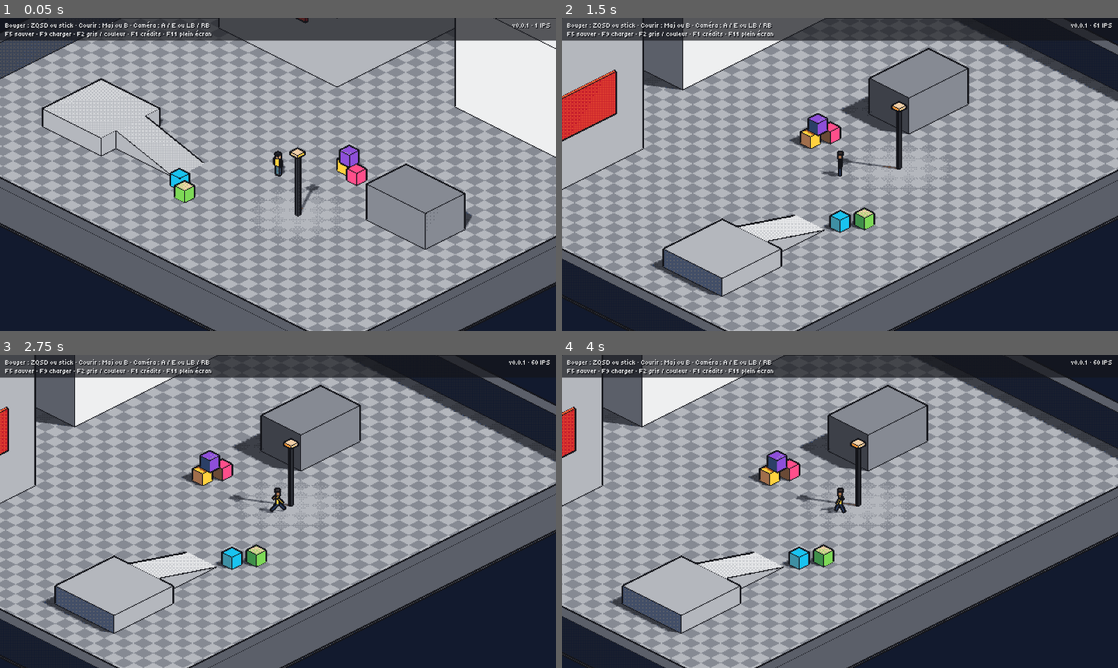
Above: before the commit, frames 1-4 (two rows, left to right).
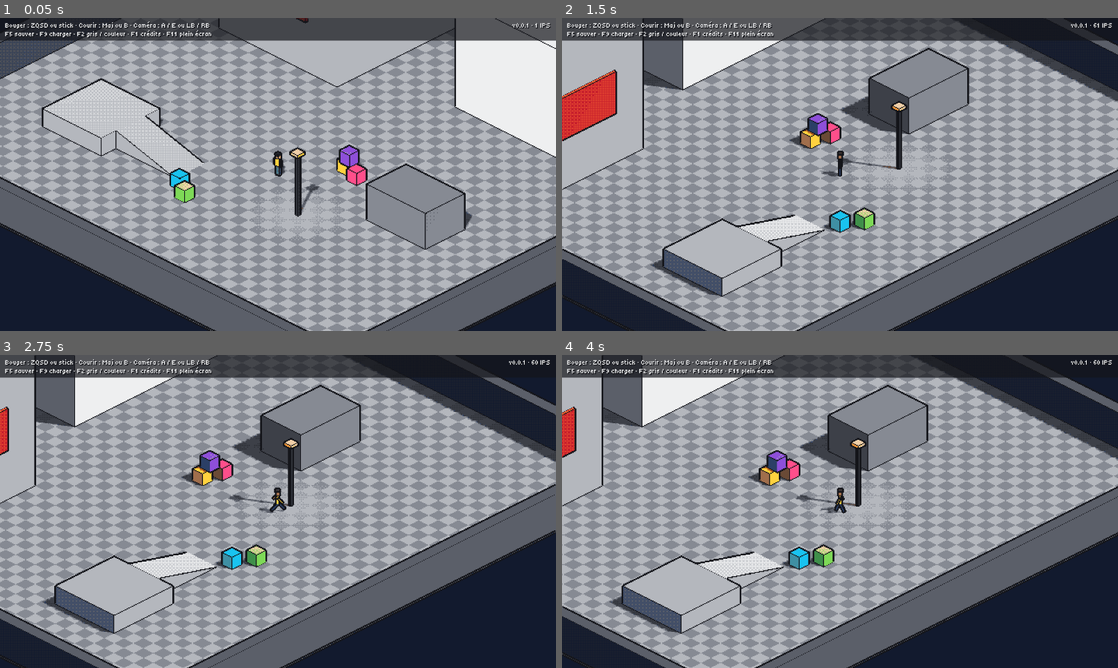
Above: after the commit, the same moments.

Repository: Yato-350/91350
Game: Godot game, scene res://scenes/main/main.tscn
The game is run twice, just before and just after one commit, with the same random seed, the same clock (stepped at 60 frames per second) and the same inputs.
Inputs (mouse positions are in pixels of both pictures, inside the frame that each line leads up to):
- Up to frame 1 (0.05 s): no input
- Up to frame 2 (1.5 s): tap Enter at 0.5 s; move the mouse to (962, 158) at 0.52 s; hold D (move_right) 0.53-1.25 s; tap Q (camera_rotate_left) at 0.6 s; click (962, 158) at 0.67 s; drag from (728, 190) to (812, 237) at 1.27 s
- Up to frame 3 (2.75 s): tap Space at 2 s; move the mouse to (333, 442) at 2.02 s; hold D (move_right) from 2.03 s (still down); hold Shift (run) from 2.03 s (still down)
- Up to frame 4 (4 s): release D (move_right) at 2.75 s; release Shift (run) at 2.75 s; drag from (812, 574) to (673, 464) at 2.77 s; tap Enter at 3.5 s; move the mouse to (1006, 558) at 3.52 s; hold A (move_left) from 3.53 s (still down); tap Ctrl at 3.6 s

The runs differ from the first frame. In frame 1, less than 0.1% of the frame differs, in the area x 21-100%, y 0-1%; in frame 2, less than 0.1%; in frame 3, less than 0.1%; in frame 4, less than 0.1%.

Commit message:
fix: corrections de la revue de M0
- contours : aucun trait sur le cadre de l'image (le voisin manquant faussait
  le laplacien et faisait clignoter un trait en haut et en bas de l'écran)
- entrées : les événements valent pour tous les périphériques (manette n° 1…)
- sauvegarde : un save_id vide ou en double est refusé au lieu d'écraser
- échelle entière arrondie au plus proche (navigateur sous 720 px de haut)
- CI : plus de job sauté sur les PR, permissions minimales, pas d'annulation
  d'une mise en ligne en cours sur main
- check.sh : bash 3.2 et Git Bash, build/ ignoré par Godot
- tests : ni action laissée enfoncée ni langue changée entre deux fichiers

Co-Authored-By: Claude Fable 5.2 <noreply@anthropic.com>
Claude-Session: https://claude.ai/code/session_0191MuXXX6bNUbLG7aSk85Tz

Diff:
--- a/project.godot
+++ b/project.godot
@@ -42,78 +42,78 @@
 
 move_left={
 "deadzone": 0.2,
-"events": [Object(InputEventKey,"resource_local_to_scene":false,"resource_name":"","device":16,"window_id":0,"alt_pressed":false,"shif …(175 unchanged characters)…
-, Object(InputEventKey,"resource_local_to_scene":false,"resource_name":"","device":16,"window_id":0,"alt_pressed":false,"shif …(180 unchanged characters)…
-, Object(InputEventJoypadMotion,"resource_local_to_scene":false,"resource_name":"","device":0,"axis":0,"axis_value":-1.0,"script":null)
-, Object(InputEventJoypadButton,"resource_local_to_scene":false,"resource_name":"","device":0,"button_index":13,"pressure":0.0,"pressed":false,"script":null)
+"events": [Object(InputEventKey,"resource_local_to_scene":false,"resource_name":"","device":-1,"window_id":0,"alt_pressed":false,"shif …(175 unchanged characters)…
+, Object(InputEventKey,"resource_local_to_scene":false,"resource_name":"","device":-1,"window_id":0,"alt_pressed":false,"shif …(180 unchanged characters)…
+, Object(InputEventJoypadMotion,"resource_local_to_scene":false,"resource_name":"","device":-1,"axis":0,"axis_value":-1.0,"script":null)
+, Object(InputEventJoypadButton,"resource_local_to_scene":false,"resource_name":"","device":-1,"button_index":13,"pressure":0.0,"pressed":false,"script":null)
 ]
 }
 move_right={
 "deadzone": 0.2,
-"events": [Object(InputEventKey,"resource_local_to_scene":false,"resource_name":"","device":16,"window_id":0,"alt_pressed":false,"shif …(175 unchanged characters)…
-, Object(InputEventKey,"resource_local_to_scene":false,"resource_name":"","device":16,"window_id":0,"alt_pressed":false,"shif …(180 unchanged characters)…
-, Object(InputEventJoypadMotion,"resource_local_to_scene":false,"resource_name":"","device":0,"axis":0,"axis_value":1.0,"script":null)
-, Object(InputEventJoypadButton,"resource_local_to_scene":false,"resource_name":"","device":0,"button_index":14,"pressure":0.0,"pressed":false,"script":null)
+"events": [Object(InputEventKey,"resource_local_to_scene":false,"resource_name":"","device":-1,"window_id":0,"alt_pressed":false,"shif …(175 unchanged characters)…
+, Object(InputEventKey,"resource_local_to_scene":false,"resource_name":"","device":-1,"window_id":0,"alt_pressed":false,"shif …(180 unchanged characters)…
+, Object(InputEventJoypadMotion,"resource_local_to_scene":false,"resource_name":"","device":-1,"axis":0,"axis_value":1.0,"script":null)
+, Object(InputEventJoypadButton,"resource_local_to_scene":false,"resource_name":"","device":-1,"button_index":14,"pressure":0.0,"pressed":false,"script":null)
 ]
 }
 move_up={
 "deadzone": 0.2,
-"events": [Object(InputEventKey,"resource_local_to_scene":false,"resource_name":"","device":16,"window_id":0,"alt_pressed":false,"shif …(175 unchanged characters)…
-, Object(InputEventKey,"resource_local_to_scene":false,"resource_name":"","device":16,"window_id":0,"alt_pressed":false,"shif …(180 unchanged characters)…
-, Object(InputEventJoypadMotion,"resource_local_to_scene":false,"resource_name":"","device":0,"axis":1,"axis_value":-1.0,"script":null)
-, Object(InputEventJoypadButton,"resource_local_to_scene":false,"resource_name":"","device":0,"button_index":11,"pressure":0.0,"pressed":false,"script":null)
+"events": [Object(InputEventKey,"resource_local_to_scene":false,"resource_name":"","device":-1,"window_id":0,"alt_pressed":false,"shif …(175 unchanged characters)…
+, Object(InputEventKey,"resource_local_to_scene":false,"resource_name":"","device":-1,"window_id":0,"alt_pressed":false,"shif …(180 unchanged characters)…
+, Object(InputEventJoypadMotion,"resource_local_to_scene":false,"resource_name":"","device":-1,"axis":1,"axis_value":-1.0,"script":null)
+, Object(InputEventJoypadButton,"resource_local_to_scene":false,"resource_name":"","device":-1,"button_index":11,"pressure":0.0,"pressed":false,"script":null)
 ]
 }
 move_down={
 "deadzone": 0.2,
-"events": [Object(InputEventKey,"resource_local_to_scene":false,"resource_name":"","device":16,"window_id":0,"alt_pressed":false,"shif …(175 unchanged characters)…
-, Object(InputEventKey,"resource_local_to_scene":false,"resource_name":"","device":16,"window_id":0,"alt_pressed":false,"shif …(180 unchanged characters)…
-, Object(InputEventJoypadMotion,"resource_local_to_scene":false,"resource_name":"","device":0,"axis":1,"axis_value":1.0,"script":null)
-, Object(InputEventJoypadButton,"resource_local_to_scene":false,"resource_name":"","device":0,"button_index":12,"pressure":0.0,"pressed":false,"script":null)
+"events": [Object(InputEventKey,"resource_local_to_scene":false,"resource_name":"","device":-1,"window_id":0,"alt_pressed":false,"shif …(175 unchanged characters)…
+, Object(InputEventKey,"resource_local_to_scene":false,"resource_name":"","device":-1,"window_id":0,"alt_pressed":false,"shif …(180 unchanged characters)…
+, Object(InputEventJoypadMotion,"resource_local_to_scene":false,"resource_name":"","device":-1,"axis":1,"axis_value":1.0,"script":null)
+, Object(InputEventJoypadButton,"resource_local_to_scene":false,"resource_name":"","device":-1,"button_index":12,"pressure":0.0,"pressed":false,"script":null)
 ]
 }
 run={
 "deadzone": 0.2,
-"events": [Object(InputEventKey,"resource_local_to_scene":false,"resource_name":"","device":16,"window_id":0,"alt_pressed":false,"shif …(180 unchanged characters)…
-, Object(InputEventJoypadButton,"resource_local_to_scene":false,"resource_name":"","device":0,"button_index":1,"pressure":0.0,"pressed":false,"script":null)
+"events": [Object(InputEventKey,"resource_local_to_scene":false,"resource_name":"","device":-1,"window_id":0,"alt_pressed":false,"shif …(180 unchanged characters)…
+, Object(InputEventJoypadButton,"resource_local_to_scene":false,"resource_name":"","device":-1,"button_index":1,"pressure":0.0,"pressed":false,"script":null)
 ]
 }
 camera_rotate_left={
 "deadzone": 0.2,
-"events": [Object(InputEventKey,"resource_local_to_scene":false,"resource_name":"","device":16,"window_id":0,"alt_pressed":false,"shif …(175 unchanged characters)…
-, Object(InputEventJoypadButton,"resource_local_to_scene":false,"resource_name":"","device":0,"button_index":9,"pressure":0.0,"pressed":false,"script":null)
+"events": [Object(InputEventKey,"resource_local_to_scene":false,"resource_name":"","device":-1,"window_id":0,"alt_pressed":false,"shif …(175 unchanged characters)…
+, Object(InputEventJoypadButton,"resource_local_to_scene":false,"resource_name":"","device":-1,"button_index":9,"pressure":0.0,"pressed":false,"script":null)
 ]
 }
 camera_rotate_right={
 "deadzone": 0.2,
-"events": [Object(InputEventKey,"resource_local_to_scene":false,"resource_name":"","device":16,"window_id":0,"alt_pressed":false,"shif …(175 unchanged characters)…
-, Object(InputEventJoypadButton,"resource_local_to_scene":false,"resource_name":"","device":0,"button_index":10,"pressure":0.0,"pressed":false,"script":null)
+"events": [Object(InputEventKey,"resource_local_to_scene":false,"resource_name":"","device":-1,"window_id":0,"alt_pressed":false,"shif …(175 unchanged characters)…
+, Object(InputEventJoypadButton,"resource_local_to_scene":false,"resource_name":"","device":-1,"button_index":10,"pressure":0.0,"pressed":false,"script":null)
 ]
 }
 quick_save={
 "deadzone": 0.2,
-"events": [Object(InputEventKey,"resource_local_to_scene":false,"resource_name":"","device":16,"window_id":0,"alt_pressed":false,"shif …(180 unchanged characters)…
+"events": [Object(InputEventKey,"resource_local_to_scene":false,"resource_name":"","device":-1,"window_id":0,"alt_pressed":false,"shif …(180 unchanged characters)…
 ]
 }
 quick_load={
 "deadzone": 0.2,
-"events": [Object(InputEventKey,"resource_local_to_scene":false,"resource_name":"","device":16,"window_id":0,"alt_pressed":false,"shif …(180 unchanged characters)…
+"events": [Object(InputEventKey,"resource_local_to_scene":false,"resource_name":"","device":-1,"window_id":0,"alt_pressed":false,"shif …(180 unchanged characters)…
 ]
 }
 toggle_fullscreen={
 "deadzone": 0.2,
-"events": [Object(InputEventKey,"resource_local_to_scene":false,"resource_name":"","device":16,"window_id":0,"alt_pressed":false,"shif …(180 unchanged characters)…
+"events": [Object(InputEventKey,"resource_local_to_scene":false,"resource_name":"","device":-1,"window_id":0,"alt_pressed":false,"shif …(180 unchanged characters)…
 ]
 }
 toggle_credits={
 "deadzone": 0.2,
-"events": [Object(InputEventKey,"resource_local_to_scene":false,"resource_name":"","device":16,"window_id":0,"alt_pressed":false,"shif …(180 unchanged characters)…
-, Object(InputEventJoypadButton,"resource_local_to_scene":false,"resource_name":"","device":0,"button_index":4,"pressure":0.0,"pressed":false,"script":null)
+"events": [Object(InputEventKey,"resource_local_to_scene":false,"resource_name":"","device":-1,"window_id":0,"alt_pressed":false,"shif …(180 unchanged characters)…
+, Object(InputEventJoypadButton,"resource_local_to_scene":false,"resource_name":"","device":-1,"button_index":4,"pressure":0.0,"pressed":false,"script":null)
 ]
 }
 debug_toggle_color={
 "deadzone": 0.2,
-"events": [Object(InputEventKey,"resource_local_to_scene":false,"resource_name":"","device":16,"window_id":0,"alt_pressed":false,"shif …(180 unchanged characters)…
+"events": [Object(InputEventKey,"resource_local_to_scene":false,"resource_name":"","device":-1,"window_id":0,"alt_pressed":false,"shif …(180 unchanged characters)…
 ]
 }
 
@@ -125,6 +125,7 @@
 [physics]
 
 3d/physics_engine="Jolt Physics"
+common/physics_jitter_fix=0.0
 common/physics_interpolation=true
 
 [rendering]
--- a/scripts/actors/player.gd
+++ b/scripts/actors/player.gd
@@ -12,7 +12,7 @@
 const STRIDES_PER_METER := 1.6
 const SWING_RADIANS := 0.7
 
-var save_id: StringName = &"player"
+@export var save_id: StringName = &"player"
 
 var _spawn_position := Vector3.ZERO
 var _stride := 0.0
--- a/scripts/autoload/save_manager.gd
+++ b/scripts/autoload/save_manager.gd
@@ -23,7 +23,14 @@
 func save_game(slot: int = 0) -> bool:
 	var systems := {}
 	for node: Node in get_tree().get_nodes_in_group(SAVEABLE_GROUP):
-		systems[_save_id(node)] = node.call(&"save_state")
+		var id := _save_id(node)
+		if id.is_empty() or not node.has_method(&"save_state"):
+			push_error("Nœud sauvegardable sans save_id ou sans save_state : %s" % node.get_path())
+			return false
+		if systems.has(id):
+			push_error("Deux nœuds sauvegardables portent le même save_id : %s" % id)
+			return false
+		systems[id] = node.call(&"save_state")
 	var text := SaveCodec.encode(systems, Time.get_datetime_string_from_system(true))
 
 	# Écriture dans un fichier temporaire puis renommage : une coupure en cours
@@ -61,4 +68,5 @@
 
 
 func _save_id(node: Node) -> String:
-	return str(node.get(&"save_id"))
+	var id: Variant = node.get(&"save_id")
+	return "" if id == null else str(id)
--- a/scripts/systems/rendering/pixel_snap.gd
+++ b/scripts/systems/rendering/pixel_snap.gd
@@ -13,10 +13,12 @@
 const MARGIN := 1
 
 
-## Plus grand agrandissement entier pour lequel la vue de base tient dans la fenêtre.
+## Agrandissement entier qui rapproche le plus la vue de la taille de base.
+## Arrondi au plus proche : une fenêtre un peu plus petite que 1280×720 (un navigateur
+## sur un portable) garde un agrandissement de 2 et montre simplement un peu moins.
 static func integer_scale(window_size: Vector2i) -> int:
-	@warning_ignore("integer_division")
-	return maxi(1, mini(window_size.x / BASE_SIZE.x, window_size.y / BASE_SIZE.y))
+	var ratio := minf(window_size.x / float(BASE_SIZE.x), window_size.y / float(BASE_SIZE.y))
+	return maxi(1, roundi(ratio))
 
 
 ## Taille du rendu basse résolution qui couvre toute la fenêtre (sans la marge).
--- a/shaders/outline.gdshader
+++ b/shaders/outline.gdshader
@@ -38,5 +38,8 @@
 	// son laplacien y est nul, donc pas de faux trait sur les pentes.
 	float laplacian = abs(left + right - 2.0 * center) + abs(up + down - 2.0 * center);
 	float edge = step(threshold, laplacian);
+	// Sur le cadre de l'image, un voisin manque : le laplacien y serait faux. Pas de trait.
+	vec2 inside = step(pixel, SCREEN_UV) * step(SCREEN_UV, vec2(1.0) - pixel);
+	edge *= inside.x * inside.y;
 	ALBEDO = mix(texture(screen_texture, SCREEN_UV).rgb, outline_color, edge);
 }
--- a/tests/render/test_pixel_render.gd
+++ b/tests/render/test_pixel_render.gd
@@ -37,6 +37,21 @@
 	assert_eq(_count_color(_view.get_low_res_image(), outline_color), 0)
 
 
+func test_outline_ignores_the_frame_border() -> void:
+	var image := _view.get_low_res_image()
+	var outline_color := _rgb(_palette["noir"])
+	var on_border := 0
+	for x: int in image.get_width():
+		for y: int in [0, image.get_height() - 1]:
+			if _rgb(image.get_pixel(x, y)) == outline_color:
+				on_border += 1
+	for y: int in image.get_height():
+		for x: int in [0, image.get_width() - 1]:
+			if _rgb(image.get_pixel(x, y)) == outline_color:
+				on_border += 1
+	assert_eq(on_border, 0, "le shader ne doit pas lire de voisin hors de l'image")
+
+
 func test_grey_and_colour_differ() -> void:
 	var coloured := _view.get_low_res_image()
 	_view.saturation = 0.0
@@ -61,7 +76,7 @@
 	var sun := DirectionalLight3D.new()
 	sun.rotation_degrees = Vector3(-50.0, -30.0, 0.0)
 	world.add_child(sun)
-	world.add_child(_make_box(Vector3(40.0, 0.2, 40.0), Vector3(0.0, -0.1, 0.0), "beton_5"))
+	world.add_child(_make_box(Vector3(160.0, 0.2, 160.0), Vector3(0.0, -0.1, 0.0), "beton_5"))
 	world.add_child(_make_box(Vector3(2.0, 2.0, 2.0), Vector3(0.0, 1.0, 0.0), "blanc"))
 	world.add_child(_make_box(Vector3.ONE, Vector3(3.0, 0.5, 2.0), "rouge_propagande"))
 	var camera := Camera3D.new()
--- a/tests/test_main.gd
+++ b/tests/test_main.gd
@@ -102,6 +102,10 @@
 	event.action = action
 	event.pressed = true
 	Input.parse_input_event(event)
+	var release := InputEventAction.new()
+	release.action = action
+	release.pressed = false
+	Input.parse_input_event(release)
 
 
 func _clear_test_dir() -> void:
--- a/tests/test_pixel_snap.gd
+++ b/tests/test_pixel_snap.gd
@@ -8,7 +8,11 @@
 	[Vector2i(640, 360), 1],
 	[Vector2i(320, 200), 1],
 	[Vector2i(2560, 1080), 3],
-	[Vector2i(1080, 1920), 1],
+	[Vector2i(1080, 1920), 2],
+	[Vector2i(1366, 650), 2],
+	[Vector2i(960, 540), 2],
+	[Vector2i(1600, 900), 3],
+	[Vector2i(800, 450), 1],
 ]
 const LOW_RES_CASES: Array = [
 	[Vector2i(1920, 1080), 3, Vector2i(640, 360)],
--- a/tests/test_pixel_view.gd
+++ b/tests/test_pixel_view.gd
@@ -6,6 +6,7 @@
 	[Vector2(1920, 1080), 3, Vector2i(642, 362)],
 	[Vector2(1366, 768), 2, Vector2i(685, 386)],
 	[Vector2(320, 200), 1, Vector2i(322, 202)],
+	[Vector2(1366, 650), 2, Vector2i(685, 327)],
 ]
 const SAMPLE := Vector3(3.37, 12.11, -7.93)
 const EPSILON := 0.0001
--- a/tests/test_player.gd
+++ b/tests/test_player.gd
@@ -117,6 +117,12 @@
 		assert_true(has_key and has_pad, action)
 
 
+func test_actions_accept_any_device() -> void:
+	for action: String in GAME_ACTIONS:
+		for event: InputEvent in InputMap.action_get_events(action):
+			assert_eq(event.device, -1, action)
+
+
 func _make_player_on_floor() -> Player:
 	var floor_body := StaticBody3D.new()
 	var shape := CollisionShape3D.new()
--- a/tests/test_project_setup.gd
+++ b/tests/test_project_setup.gd
@@ -21,6 +21,10 @@
 	assert_true(ProjectSettings.get_setting("physics/common/physics_interpolation"))
 
 
+func test_jitter_fix_is_off_with_physics_interpolation() -> void:
+	assert_eq(ProjectSettings.get_setting("physics/common/physics_jitter_fix"), 0.0)
+
+
 func test_main_scene_is_set() -> void:
 	var main_scene: String = ProjectSettings.get_setting("application/run/main_scene", "")
 	assert_eq(main_scene, "res://scenes/main/main.tscn")
--- a/tests/test_save_manager.gd
+++ b/tests/test_save_manager.gd
@@ -83,6 +83,23 @@
 	assert_eq(Array(DirAccess.get_files_at(TEST_DIR)), ["slot_0.json"])
 
 
+func test_duplicate_save_ids_are_refused() -> void:
+	_add_saveable(&"twin")
+	_add_saveable(&"twin")
+	assert_false(SaveManager.save_game())
+	assert_push_error("twin")
+	assert_false(SaveManager.has_save())
+
+
+func test_node_without_save_contract_is_refused() -> void:
+	var stranger := Node.new()
+	stranger.add_to_group(SaveManager.SAVEABLE_GROUP)
+	add_child_autofree(stranger)
+	assert_false(SaveManager.save_game())
+	assert_push_error("save_id")
+	assert_false(SaveManager.has_save())
+
+
 func _add_saveable(id: StringName = &"fake") -> FakeSaveable:
 	var node := FakeSaveable.new(id)
 	add_child_autofree(node)
--- a/tests/test_ui.gd
+++ b/tests/test_ui.gd
@@ -5,9 +5,16 @@
 const FONT := "res://assets/fonts/Tiny5-Regular.ttf"
 const FRENCH_GLYPHS := "àâäçéèêëîïôöùûüÿœæÀÂÇÉÈÊËÎÏÔÙÛÜŒ«»’…—·"
 
+var _original_locale: String
+
 
 func before_all() -> void:
+	_original_locale = TranslationServer.get_locale()
 	TranslationServer.set_locale("fr")
+
+
+func after_all() -> void:
+	TranslationServer.set_locale(_original_locale)
 
 
 func test_every_key_is_translated_in_french() -> void:
@@ -88,6 +95,10 @@
 	event.action = action
 	event.pressed = true
 	Input.parse_input_event(event)
+	var release := InputEventAction.new()
+	release.action = action
+	release.pressed = false
+	Input.parse_input_event(release)
 
 
 func _translation_keys() -> Array[String]:
Not shown, changed: docs/DECISIONS.md
Not shown, changed: tools/check.sh
